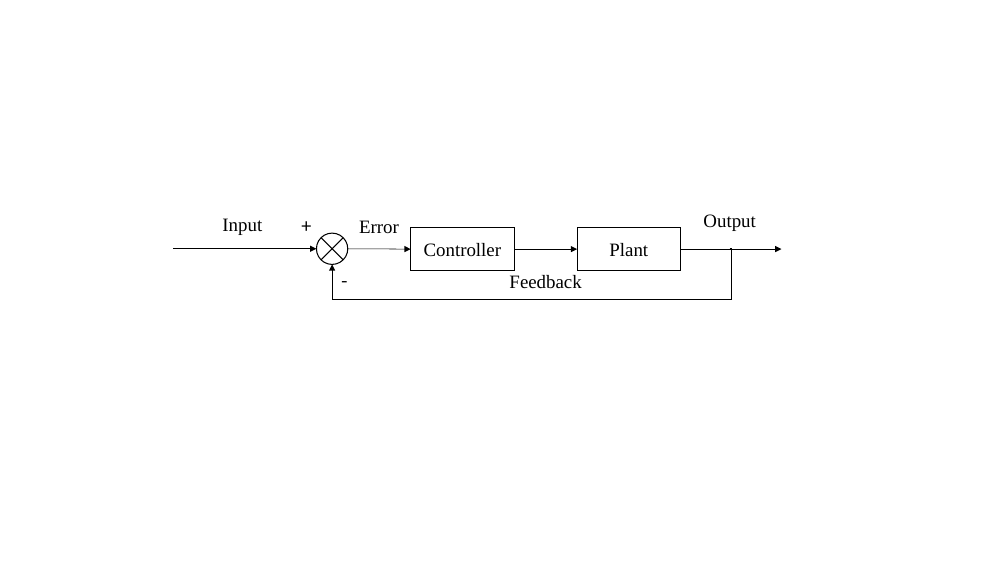
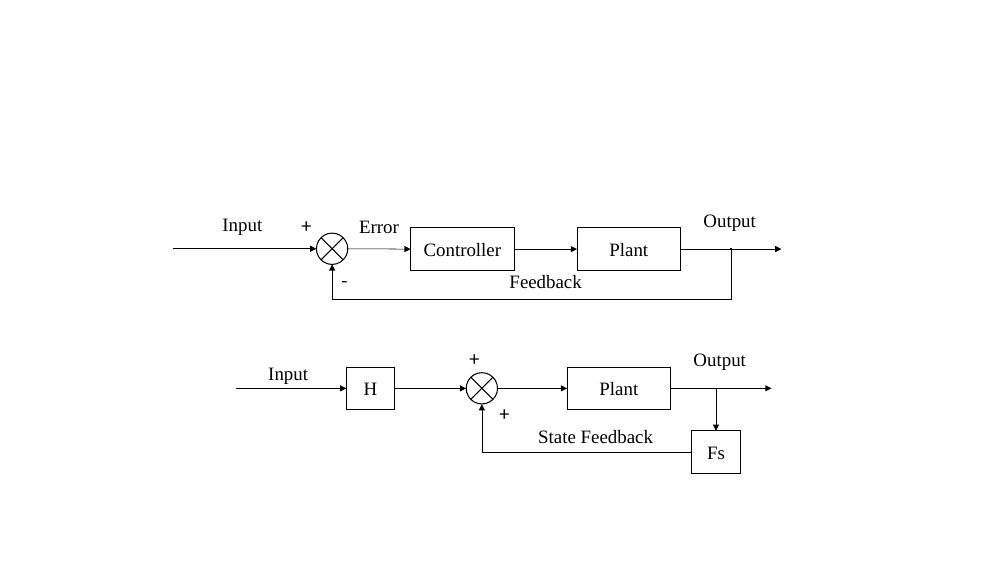
Before and after one commit to Vehshanaan/ACaD-Coursework, a slide deck: slide 1 of Report/pics/框图.pptx. Drawn at 1008x567 pixels with LibreOffice and Linux fonts; fonts in the diff are those of the drawing. Boxes give left, top, right and bottom in pixels: in the first picture for what was removed or moved away, otherwise in the second. Text is boxed around its words. In the diff, an @@ line names an element or a change of style, - is before the commit and + after.

```diff
--- a/Report/pics/框图.pptx
+++ b/Report/pics/框图.pptx
@@ text added at [463, 344, 491, 374], 18 pt, text #000000 @@
++
@@ text added at [693, 353, 745, 370], 18 pt, text #000000 @@
+Output
@@ arrow added from (237, 389) to (346, 389), #000000 0.5 pt @@
@@ text added at [268, 367, 308, 384], 18 pt, text #000000 @@
+Input
@@ rectangle added at [346, 368, 395, 410], fill #FFFFFF, outline #000000 1 pt, 18 pt, text #000000 @@
+H
@@ arrow added from (395, 389) to (467, 389), #000000 0.5 pt @@
@@ flow chart summing junction added at [467, 373, 498, 404], fill #FFFFFF, outline #000000 1 pt @@
@@ arrow added from (498, 389) to (567, 389), #000000 0.5 pt @@
@@ rectangle added at [567, 368, 671, 410], fill #FFFFFF, outline #000000 1 pt, 18 pt, text #000000 @@
+Plant
@@ arrow added from (671, 389) to (772, 389), #000000 0.5 pt @@
@@ arrow added from (716, 389) to (716, 431), #000000 0.5 pt @@
@@ elbow arrow added from (692, 452) to (482, 404), #000000 0.5 pt @@
@@ text added at [492, 399, 520, 430], 18 pt, text #000000 @@
++
@@ text added at [538, 430, 653, 444], 18 pt, text #000000 @@
+State Feedback
@@ rectangle added at [692, 431, 740, 473], fill #FFFFFF, outline #000000 1 pt, 18 pt, text #000000 @@
+Fs
```
Also in this commit, not shown: 1 other file.
